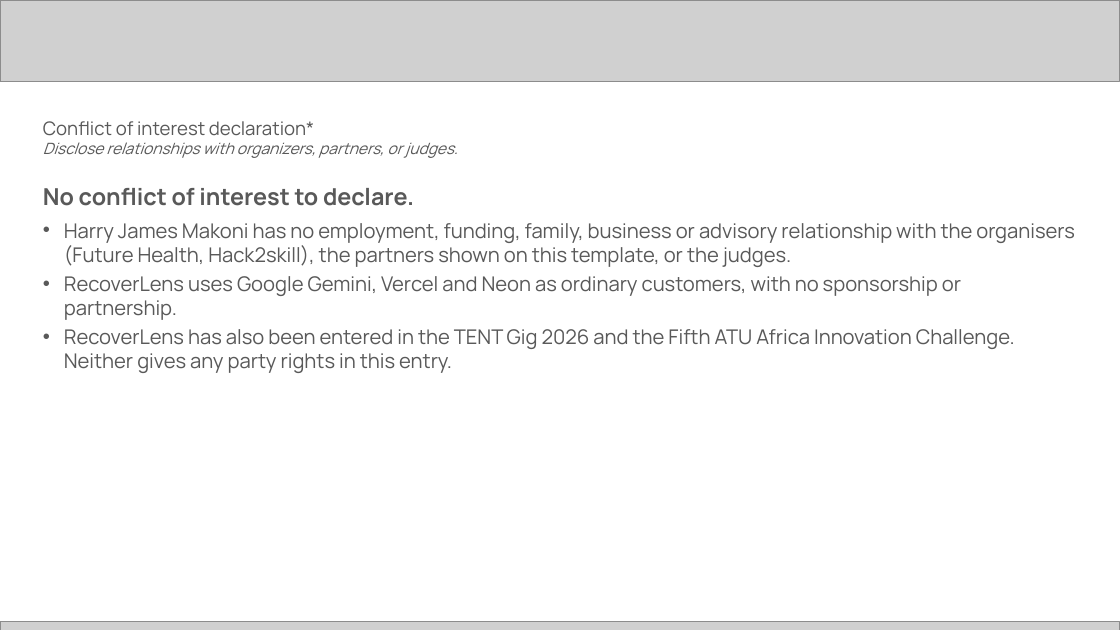
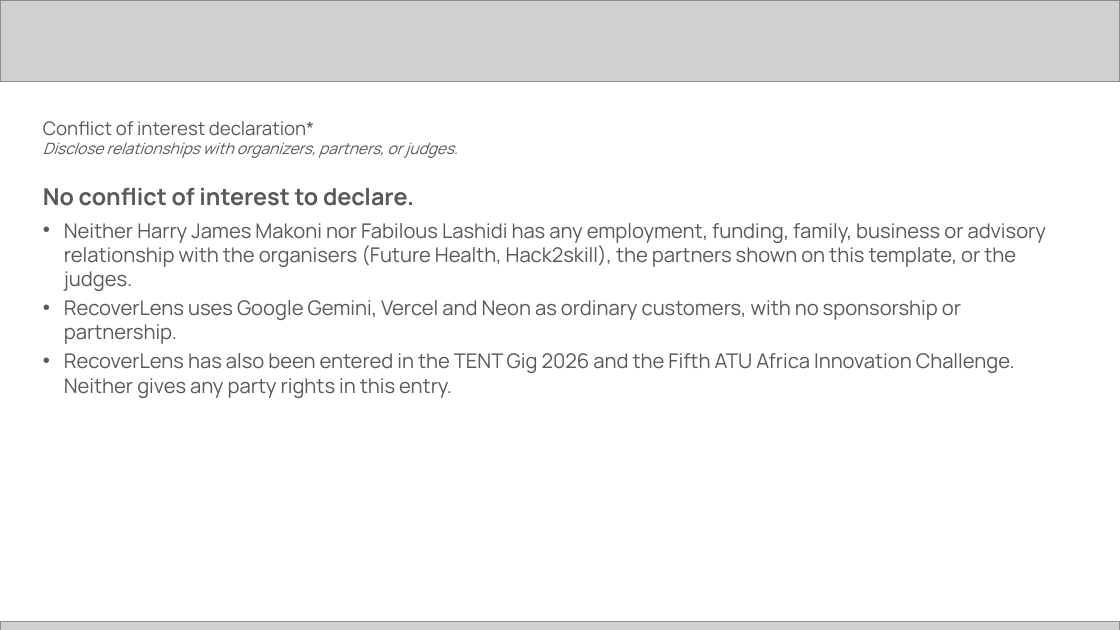
Before and after one commit to harrymakoni-netizen/Recover-Lens-, a slide deck: slide 14 of docs/hack2skill/RecoverLens-Future-Health-submission.pptx. Drawn at 1120x630 pixels with LibreOffice and Linux fonts; fonts in the diff are those of the drawing; grey boxes stand for pictures. Boxes give left, top, right and bottom in pixels: in the first picture for what was removed or moved away, otherwise in the second. Text is boxed around its words. In the diff, an @@ line names an element or a change of style, - is before the commit and + after.

```diff
--- a/docs/hack2skill/RecoverLens-Future-Health-submission.pptx
+++ b/docs/hack2skill/RecoverLens-Future-Health-submission.pptx
@@ text at <box>64,223,1046,291</box>: text changed @@
-• Harry James Makoni has no employment, funding, family, business or advisory relationship with the organisers (Future Health, Hack2skill), the partners shown on this template, or the judges.
+• Neither Harry James Makoni nor Fabilous Lashidi has any employment, funding, family, business or advisory relationship with the organisers (Future Health, Hack2skill), the partners shown on this template, or the judges.
```
Also in this commit, not shown: 10 other slides changed, 2 other files.
